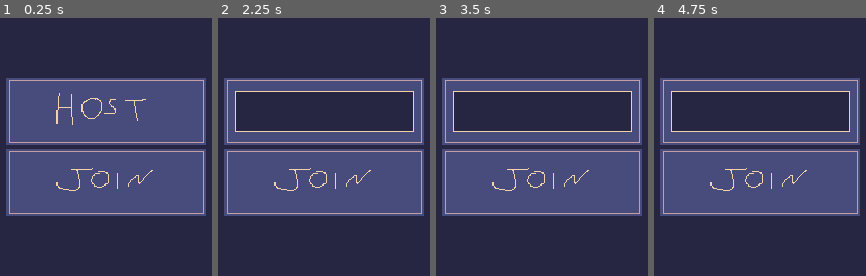
Above: before the commit, frames 1-4 (left to right).
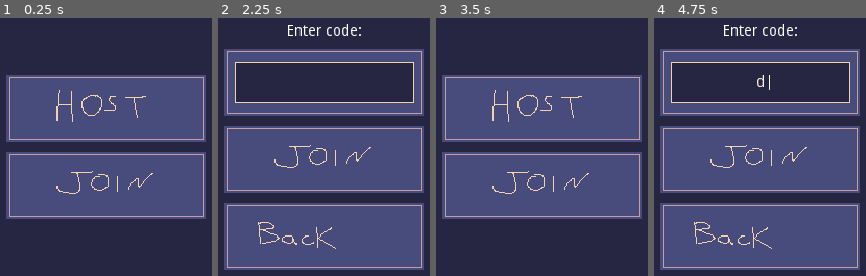
Above: after the commit, the same moments.

Repository: sredna43/godot-multiplayer
Game: Godot game, scene res://utils/SceneHandler.tscn
The game is run twice, just before and just after one commit, with the same random seed, the same clock (stepped at 60 frames per second) and the same inputs.
Inputs (mouse positions are in pixels of both pictures, inside the frame that each line leads up to; where the layout moved, square brackets give the same spot in the first picture):
- Up to frame 1 (0.25 s): no input
- Up to frame 2 (2.25 s): tap Enter at 0.5 s; hold D (move_right) 0.53-1.25 s; tap Space (jump) at 0.77 s; click (324, 108) [324, 110] at 1.25 s; click (324, 185) [324, 183] at 2 s
- Up to frame 3 (3.5 s): click (542, 237) at 2.77 s
- Up to frame 4 (4.75 s): click (760, 183) at 3.52 s; tap Space (jump) at 4.25, 4.52 s; hold D (move_right) from 4.28 s (still down)

The runs differ from the first frame. In frame 1, 7.0% of the frame differs, in the area x 2-98%, y 22-78%; in frame 2, 45%; in frame 3, 20%; in frame 4, 45%, in the area x 2-98%, y 2-98%.

Commit message:
added back button and wired up leave button
this also addresses a bug where the network peer was not being reset client side.

Diff:
--- a/scenes/guis/MainMenu.gd
+++ b/scenes/guis/MainMenu.gd
@@ -15,6 +15,7 @@
 	main.get_node("VBoxContainer/JoinButton").connect("pressed", self, "_join_pressed")
 	main.get_node("VBoxContainer/HostButton").connect("pressed", self, "_host_pressed")
 	join.get_node("VBoxContainer/ConnectButton").connect("pressed", self, "_connect_pressed")
+	join.get_node("VBoxContainer/BackButton").connect("pressed", self, "_back_pressed")
 
 
 func _host_pressed() -> void:
@@ -29,6 +30,10 @@
 func _connect_pressed() -> void:
 	emit_signal("connect_pressed", join_code_text.text.to_upper())
 
+func _back_pressed() -> void:
+	if state == states.JOIN:
+		state = states.MAIN
+
 func _process(_delta: float) -> void:
 	if state == states.MAIN:
 		join.hide()
--- a/scenes/guis/MainMenu.tscn
+++ b/scenes/guis/MainMenu.tscn
@@ -1,9 +1,10 @@
-[gd_scene load_steps=8 format=2]
+[gd_scene load_steps=9 format=2]
 
 [ext_resource path="res://assets/guis/HostButton.png" type="Texture" id=1]
 [ext_resource path="res://assets/guis/TextField.png" type="Texture" id=2]
 [ext_resource path="res://assets/guis/JoinButton.png" type="Texture" id=3]
 [ext_resource path="res://scenes/guis/MainMenu.gd" type="Script" id=4]
+[ext_resource path="res://assets/guis/BackButton.png" type="Texture" id=5]
 
 [sub_resource type="StyleBoxEmpty" id=3]
 
@@ -31,9 +32,10 @@
 
 [node name="VBoxContainer" type="VBoxContainer" parent="Main"]
 margin_left = 168.0
-margin_top = 110.0
+margin_top = 107.0
 margin_right = 360.0
-margin_bottom = 242.0
+margin_bottom = 245.0
+custom_constants/separation = 10
 
 [node name="HostButton" type="TextureButton" parent="Main/VBoxContainer"]
 margin_right = 192.0
@@ -41,9 +43,9 @@
 texture_normal = ExtResource( 1 )
 
 [node name="JoinButton" type="TextureButton" parent="Main/VBoxContainer"]
-margin_top = 68.0
+margin_top = 74.0
 margin_right = 192.0
-margin_bottom = 132.0
+margin_bottom = 138.0
 texture_normal = ExtResource( 3 )
 
 [node name="Join" type="CenterContainer" parent="."]
@@ -54,13 +56,21 @@
 
 [node name="VBoxContainer" type="VBoxContainer" parent="Join"]
 margin_left = 168.0
-margin_top = 110.0
+margin_top = 95.0
 margin_right = 360.0
-margin_bottom = 242.0
+margin_bottom = 257.0
+custom_constants/separation = 10
+
+[node name="Label" type="Label" parent="Join/VBoxContainer"]
+margin_right = 192.0
+margin_bottom = 14.0
+text = "Enter code:"
+align = 1
 
 [node name="CenterContainer" type="CenterContainer" parent="Join/VBoxContainer"]
+margin_top = 24.0
 margin_right = 192.0
-margin_bottom = 64.0
+margin_bottom = 88.0
 
 [node name="PanelContainer" type="PanelContainer" parent="Join/VBoxContainer/CenterContainer"]
 margin_right = 192.0
@@ -91,7 +101,13 @@
 }
 
 [node name="ConnectButton" type="TextureButton" parent="Join/VBoxContainer"]
-margin_top = 68.0
+margin_top = 98.0
 margin_right = 192.0
-margin_bottom = 132.0
+margin_bottom = 162.0
 texture_normal = ExtResource( 3 )
+
+[node name="BackButton" type="TextureButton" parent="Join/VBoxContainer"]
+margin_top = 172.0
+margin_right = 192.0
+margin_bottom = 236.0
+texture_normal = ExtResource( 5 )
--- a/utils/Constants.gd
+++ b/utils/Constants.gd
@@ -1,7 +1,7 @@
 extends Node
 
-var ip = ""
-var lobby_server = "http://:56900"
+var ip = "127.0.0.1"
+var lobby_server = "http://127.0.0.1:56900"
 
 var GRAVITY: int = 10
 var TERMINAL_VELOCITY: int = 1000
--- a/utils/DedicatedServer.gd
+++ b/utils/DedicatedServer.gd
@@ -12,6 +12,10 @@
 
 signal connected_to_server
 
+func _ready() -> void:
+	var _error = network.connect("connection_succeeded", self, "_on_connection_succeeded")
+	_error = network.connect("connection_failed", self, "_on_connection_failed")
+
 func _physics_process(delta):
 	client_clock += int(delta * 1000) + delta_latency
 	delta_latency = 0
@@ -24,8 +28,6 @@
 	port = server_port
 	var _create_client_error = network.create_client(ip, port)
 	get_tree().set_network_peer(network)
-	var _connection_succes_signal_status = network.connect("connection_succeeded", self, "_on_connection_succeeded")
-	var _connection_fail_signal_status = network.connect("connection_failed", self, "_on_connection_failed")
 
 func _on_connection_succeeded():
 	print("Connected to server " + str(ip) + ":" + str(port))
@@ -43,8 +45,10 @@
 	network.close_connection(10)
 
 func disconnect_from_server():
+	print("disconnecting from server")
 	network.close_connection(10)
 	connected = false
+	get_tree().set_network_peer(null)
 
 func send_start_game():
 	print("sending start game")
@@ -78,7 +82,8 @@
 	client_clock = server_time + latency
 
 func determine_latency():
-	rpc_id(1, "determine_latency", OS.get_system_time_msecs())
+	if connected:
+		rpc_id(1, "determine_latency", OS.get_system_time_msecs())
 
 remote func winner(pid):
 	if get_tree().get_network_unique_id() == pid:
--- a/utils/SceneHandler.gd
+++ b/utils/SceneHandler.gd
@@ -48,7 +48,8 @@
 	_connect_error = current_level_instance.connect("connect_pressed", self, "_connect_to_game")
 
 func _host_game():
-	var _http_error = http_request.request(lobby_server + "/host")
+	DedicatedServer.connect_to_server(56901)
+	#var _http_error = http_request.request(lobby_server + "/host")
 	is_host = true
 
 func _connect_to_game(code):
@@ -92,7 +93,7 @@
 		current_level_instance.queue_free()
 	current_level_instance = next_level.instance()
 	add_child(current_level_instance)
-	if levels.has(current_level_instance):
+	if current_level_instance.get_class() == "Node2D":
 		current_level_instance.connect("leave", self, "_leave_server")
 
 
@@ -107,6 +108,7 @@
 	change_level(levels.level1)
 
 func _leave_server():
+	print("leaving server lobby")
 	DedicatedServer.disconnect_from_server()
 	go_to_main_menu()
 
Binary file added: assets/guis/BackButton.png
Not shown, added: assets/guis/BackButton.png.import
